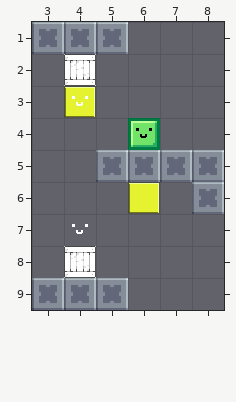
Tiled map (JSON), stored at Assets/Level_Editor/TileMap/Tutorial_10.tmj. Above is the file before it was changed.
Cells are 32x32 px. Shown: x 3..8, y 1..9.
The result:
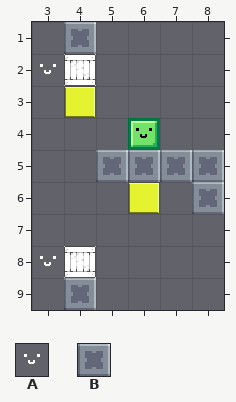
Key: from "tileSet": A 10, B 33.
_ is an empty cell, . an unchanged one.
From old to new:
--- layer "Blocks"
@@ x 3..5 @@
- 1 B.B
+ 1 _._
@@ x 3..5 @@
- 9 B.B
+ 9 _._
--- layer "Overlap"
@@ x 3..4 @@
- 2 _.
- 3 .A
+ 2 A.
+ 3 ._
@@ x 3..4 @@
- 7 .A
- 8 _.
+ 7 ._
+ 8 A.
Pixel boxes of the changes (left, top, right, bottom) in both pictures:
changed: (32, 22, 88, 106)
removed: (96, 22, 128, 54)
changed: (32, 224, 88, 310)
removed: (96, 278, 128, 310)
